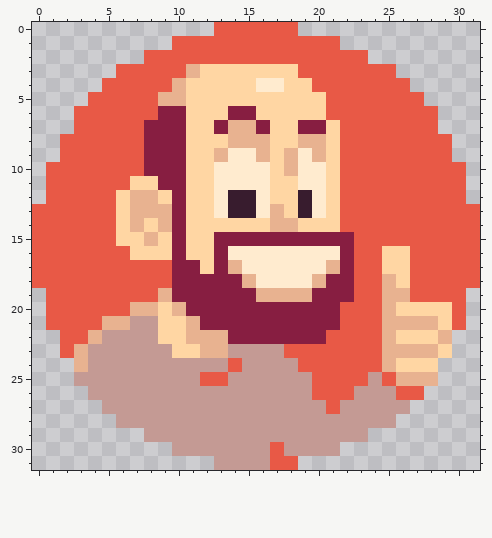
Pixel-art sprite, stored at images/tim-pixel-icon.png. Above is the file before it was changed.
Rulers count pixels.
New version:
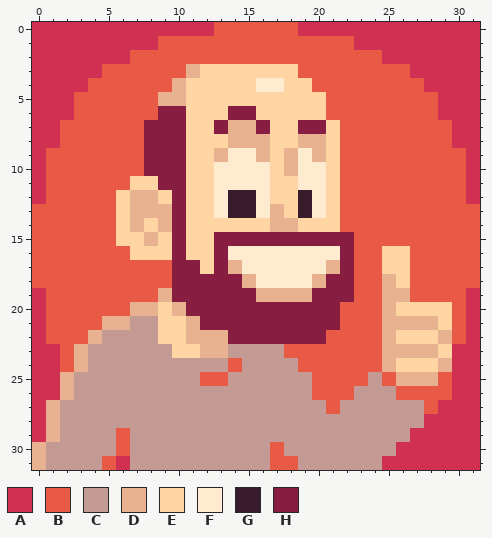
Palette (. is transparent): A #d03152  B #e85946  C #c49a94  D #e8b290  E #ffd6a3  F #ffebcf  G #381c2e  H #871e41
The edit:
file 64x64 -> 96x96 pixels (blocks of 2x2 -> 3x3; one block is one cell here)
@@ x 0..31 @@
- 0 .............BBBBBB.............
- 1 ..........BBBBBBBBBBBB..........
- 2 ........BBBBBBBBBBBBBBBB........
- 3 ......BBBBBDEEEEEEEBBBBBBB......
- 4 .....BBBBBDEEEEEFFEEBBBBBBB.....
- 5 ....BBBBBDDEEEEEEEEEEBBBBBBB....
- 6 ...BBBBBBHHEEEHHEEEEEBBBBBBBB...
- 7 ...BBBBBHHHEEHDDHEEHHEBBBBBBB...
- 8 ..BBBBBBHHHEEEDDDEEDDEBBBBBBBB..
- 9 ..BBBBBBHHHEEDFFDEDFDEBBBBBBBB..
-10 .BBBBBBBHHHEEFFFFEDFFEBBBBBBBBB.
-11 .BBBBBBEEHHEEFFFFEEFFEBBBBBBBBB.
-12 .BBBBBEDDEHEEFGGFEEGFEBBBBBBBBB.
+ 0 AAAAAAAAAAAAABBBBBBAAAAAAAAAAAAA
+ 1 AAAAAAAAABBBBBBBBBBBBBBAAAAAAAAA
+ 2 AAAAAAABBBBBBBBBBBBBBBBBBAAAAAAA
+ 3 AAAAABBBBBBDEEEEEEEBBBBBBBBAAAAA
+ 4 AAAABBBBBBDEEEEEFFEEBBBBBBBBAAAA
+ 5 AAABBBBBBDDEEEEEEEEEEBBBBBBBBAAA
+ 6 AAABBBBBBHHEEEHHEEEEEBBBBBBBBAAA
+ 7 AABBBBBBHHHEEHDDHEEHHEBBBBBBBBAA
+ 8 AABBBBBBHHHEEEDDDEEDDEBBBBBBBBAA
+ 9 ABBBBBBBHHHEEDFFDEDFDEBBBBBBBBBA
+10 ABBBBBBBHHHEEFFFFEDFFEBBBBBBBBBA
+11 ABBBBBBEEHHEEFFFFEEFFEBBBBBBBBBA
+12 ABBBBBEDDEHEEFGGFEEGFEBBBBBBBBBA
 13 BBBBBBEDDDHEEFGGFDEGFEBBBBBBBBBB
@@ x 0..31 @@
 18 BBBBBBBBBBHHHHHDFFFFDHHBBDEBBBBB
-19 .BBBBBBBBDHHHHHHDDDDHHHBBDDBBBB.
-20 .BBBBBBDDEDHHHHHHHHHHHBBBDEEEEB.
-21 .BBBBDDCCEEDHHHHHHHHHHBBBDDDDEB.
-22 ..BBDCCCCEEDDDHHHHHHHBBBBDEEED..
-23 ..BDCCCCCCEEDDCCCCBBBBBBBDDDDE..
-24 ...DCCCCCCCCCCBCCCCBBBBBBDEEE...
-25 ...CCCCCCCCCBBCCCCCCBBBBCBDDD...
-26 ....CCCCCCCCCCCCCCCCBBBCCCBB....
-27 .....CCCCCCCCCCCCCCCCBCCCCC.....
-28 ......CCCCCCCCCCCCCCCCCCCC......
-29 ........CCCCCCCCCCCCCCCC........
-30 ..........CCCCCCCBCCCC..........
-31 .............CCCCBB.............
+19 ABBBBBBBBDHHHHHHDDDDHHHBBDDBBBBA
+20 ABBBBBBDDEDHHHHHHHHHHHBBBDEEEEBA
+21 ABBBBDDCCEEDHHHHHHHHHHBBBDDDDEBA
+22 ABBBDCCCCEEDDDHHHHHHHBBBBDEEEDBA
+23 AABDCCCCCCEEDDCCCCBBBBBBBDDDDEAA
+24 AABDCCCCCCCCCCBCCCCBBBBBBDEEEDAA
+25 AADCCCCCCCCCBBCCCCCCBBBBCBDDDBAA
+26 AADCCCCCCCCCCCCCCCCCBBBCCCBBBBAA
+27 ADCCCCCCCCCCCCCCCCCCCBCCCCCCBAAA
+28 ADCCCCCCCCCCCCCCCCCCCCCCCCCCAAAA
+29 ADCCCCBCCCCCCCCCCCCCCCCCCCCAAAAA
+30 DCCCCCBCCCCCCCCCCBCCCCCCCCAAAAAA
+31 DCCCCBACCCCCCCCCCBBCCCCCCAAAAAAA
Boxes around the changes in both pictures, in picture pixels (x1, y1, x2, y2):
added: (32, 22, 214, 204)
added: (298, 22, 480, 204)
added: (32, 288, 214, 470)
added: (298, 288, 480, 470)
